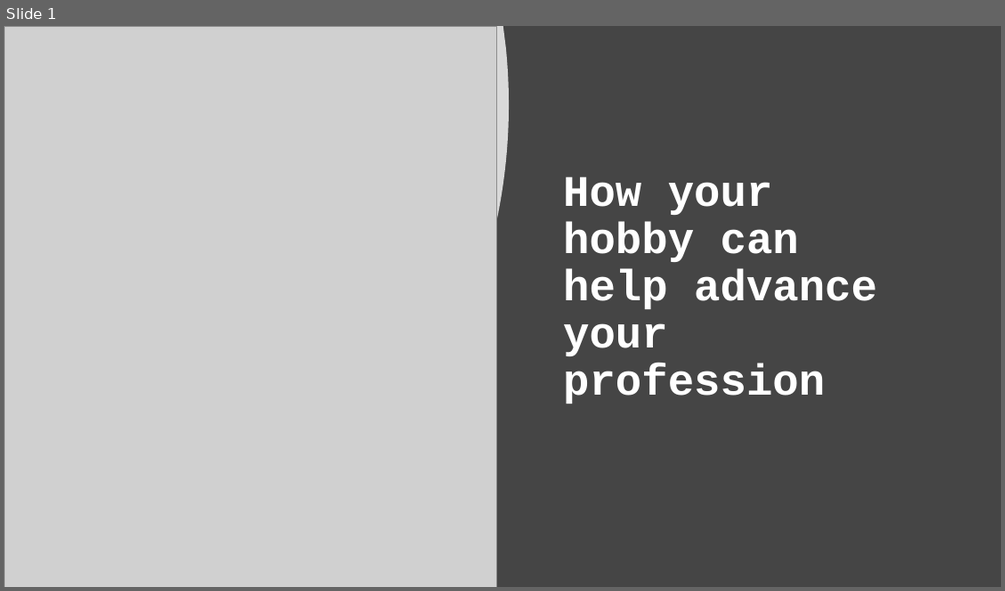
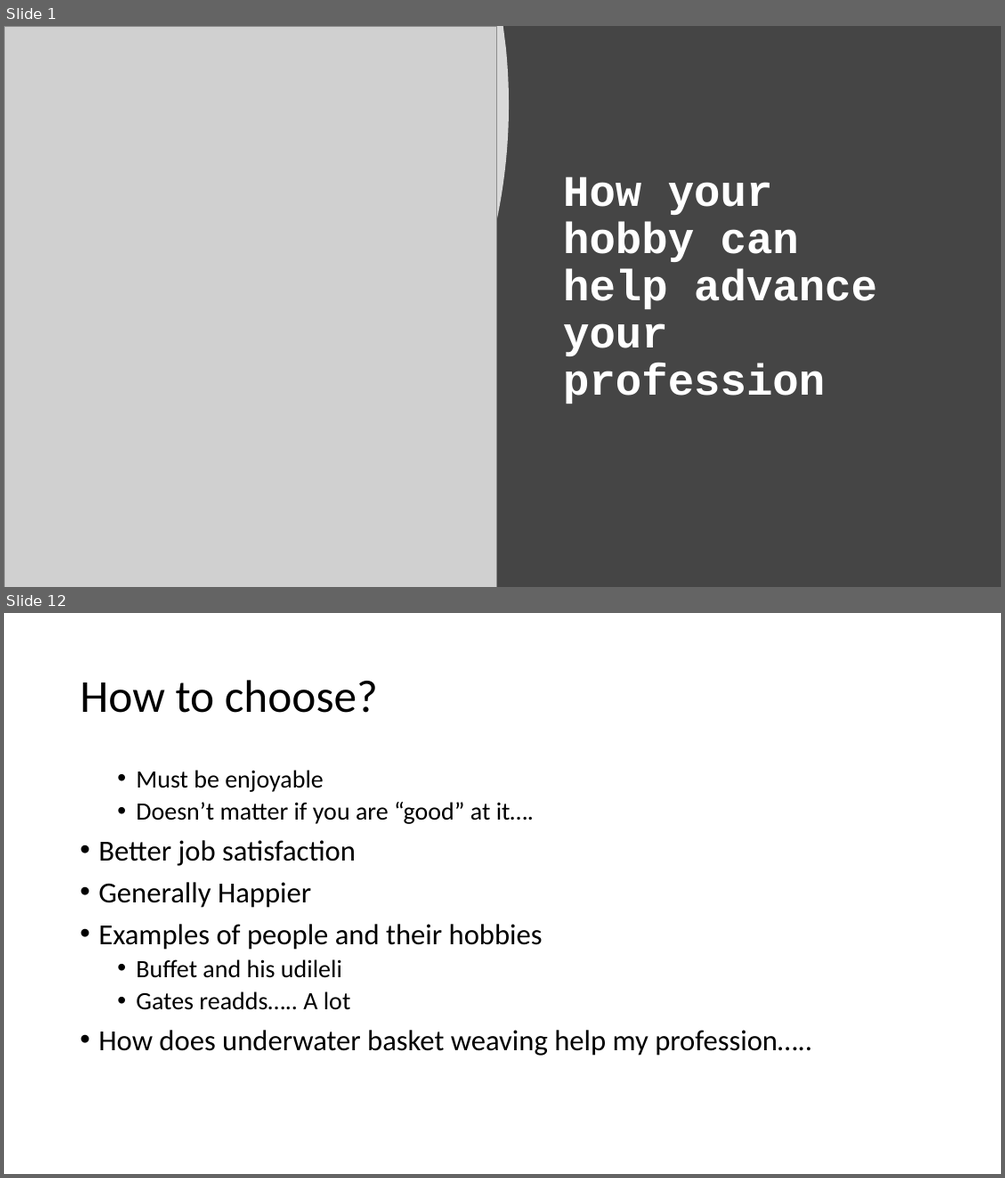
Before and after one commit to pulcher/hobby-helps-profession, a slide deck: How your hobby can help advance your profession.pptx. Shown one above the other, each under a label of ours: slide 1 before the commit, slides 1 and 12 after it; the slides between them are not shown. The pictures are 1005x591 and 1005x1178 pixels, drawn with LibreOffice and Linux fonts; fonts in the diff are those of the drawing; grey boxes stand for pictures. Boxes give left, top, right and bottom in pixels: in the first picture for what was removed or moved away, otherwise in the second. Text is boxed around its words. In the diff, an @@ line names an element or a change of style, - is before the commit and + after.

```diff
--- a/How your hobby can help advance your profession.pptx
+++ b/How your hobby can help advance your profession.pptx
@@ slide 12 added at <box>4,613,1001,1174</box>, background #FFFFFF @@
@@ title added at <box>80,680,378,713</box>, 44 pt, text #000000 @@
+How to choose?
@@ text added at <box>98,770,812,1055</box>, 28 pt, text #000000 @@
+  • Must be enjoyable
+  • Doesn’t matter if you are “good” at it….
+• Better job satisfaction
+• Generally Happier
+• Examples of people and their hobbies
+  • Buffet and his udileli
+  • Gates readds….. A lot
+• How does underwater basket weaving help my profession…..
```
Also in this commit, not shown: 1 slide changed, 13 other slides added.
